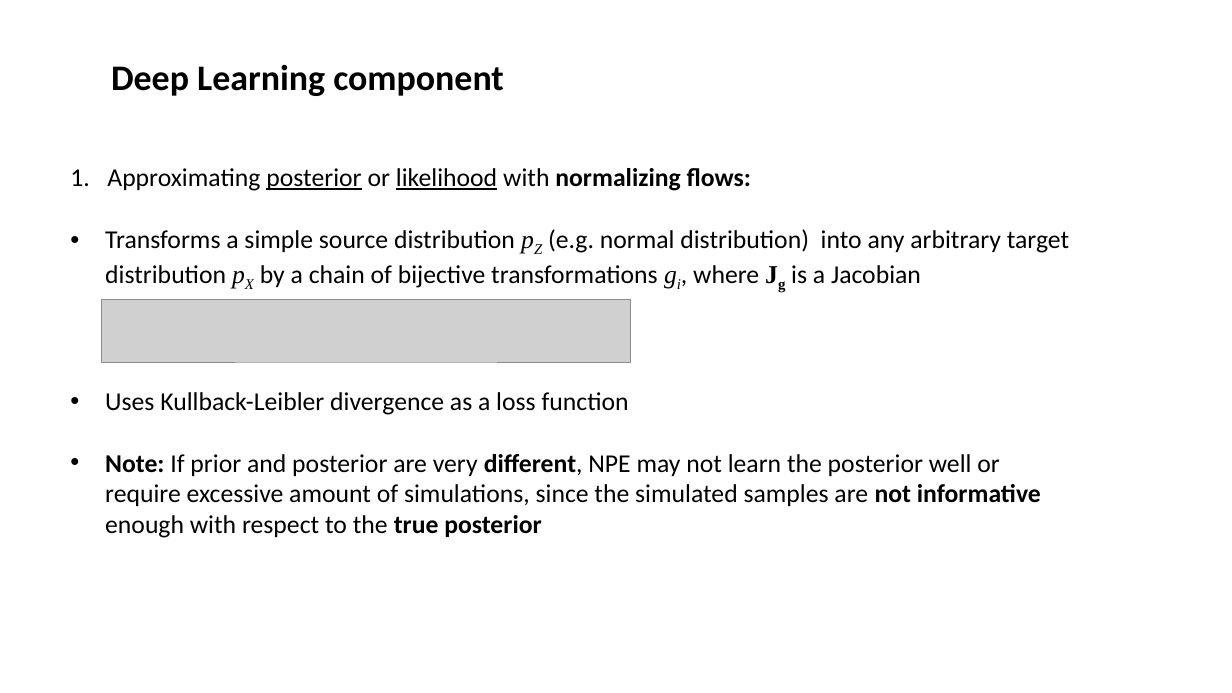
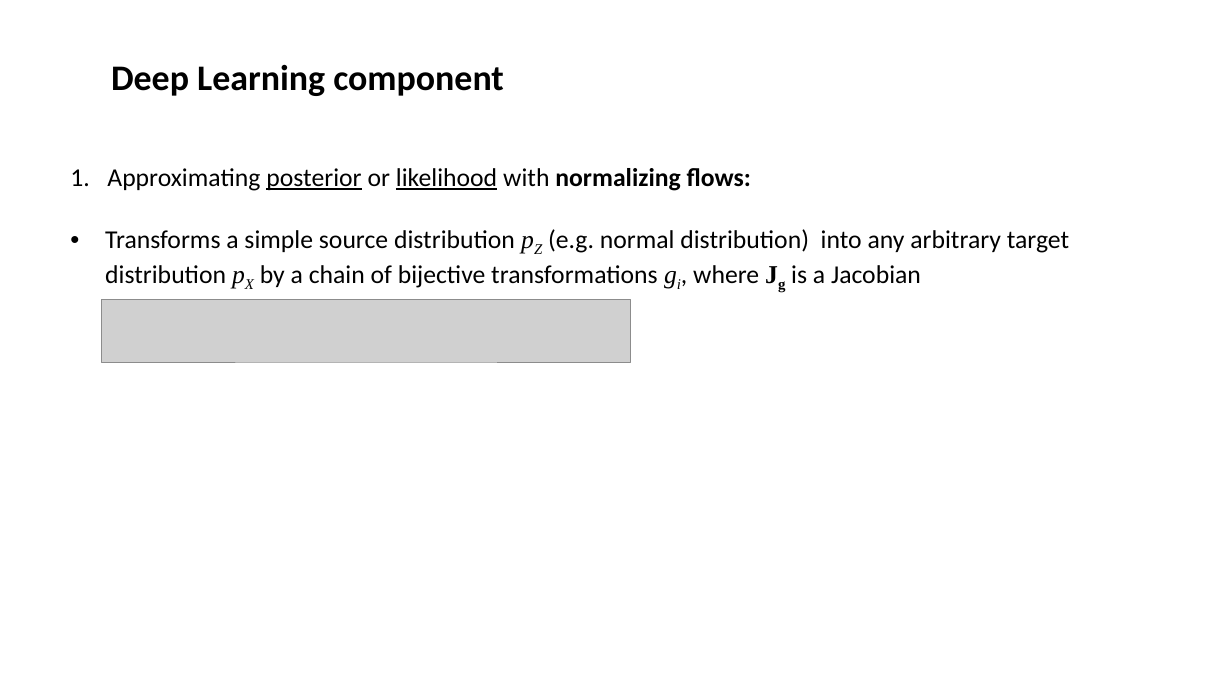
Before and after one commit to albazarova/sbi_intro, a slide deck: slide 25 of SBI_tutorial_v1.2.pptx (slide 12 before the commit). Drawn at 1232x693 pixels with LibreOffice and Linux fonts; fonts in the diff are those of the drawing; grey boxes stand for pictures. Boxes give left, top, right and bottom in pixels: in the first picture for what was removed or moved away, otherwise in the second. Text is boxed around its words. In the diff, an @@ line names an element or a change of style, - is before the commit and + after.

Commit message:
Add files via upload
updated the presentation

```diff
--- a/SBI_tutorial_v1.2.pptx
+++ b/SBI_tutorial_v1.2.pptx
@@ text at [105,392,1041,538]: paragraphs removed @@
-• Uses Kullback-Leibler divergence as a loss function
-• Note: If prior and posterior are very different, NPE may not learn the posterior well or require excessive amount of simulations, since the simulated samples are not informative enough with respect to the true posterior
```
Also in this commit, not shown: 3 other slides changed, 21 slides added.
